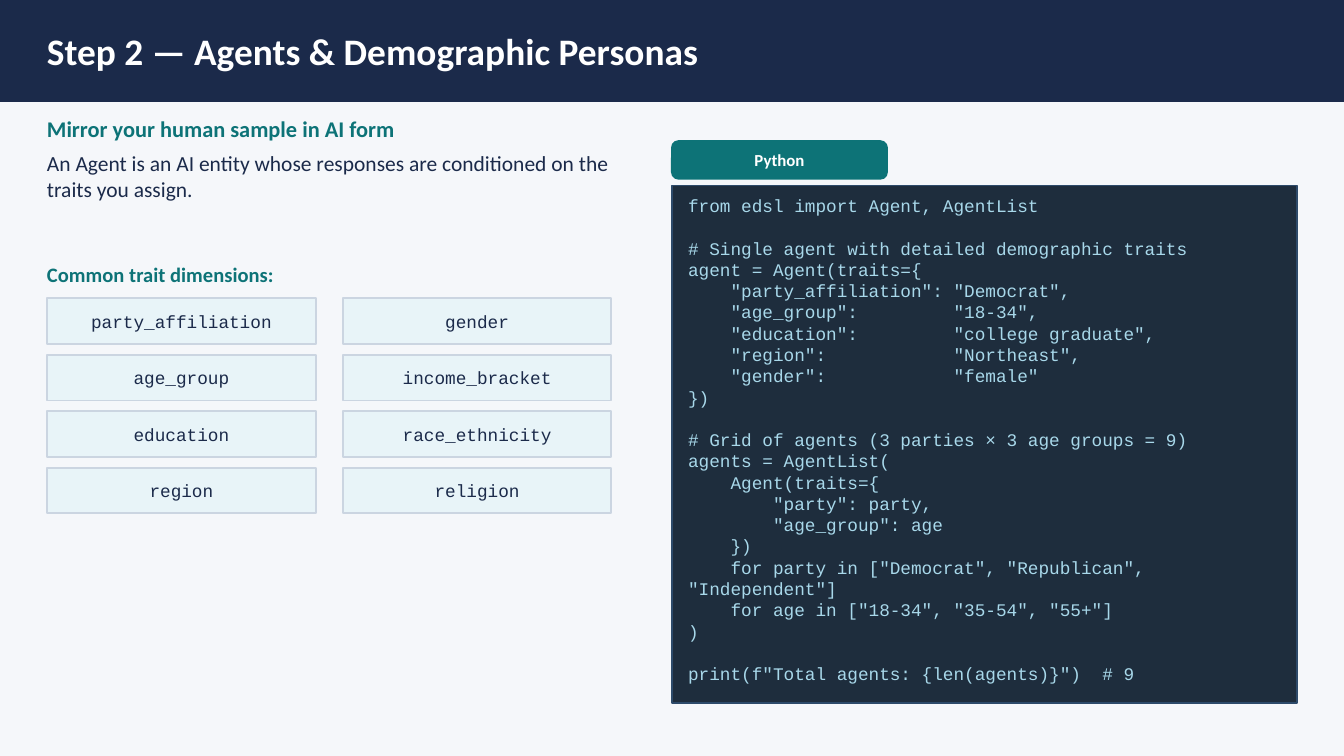
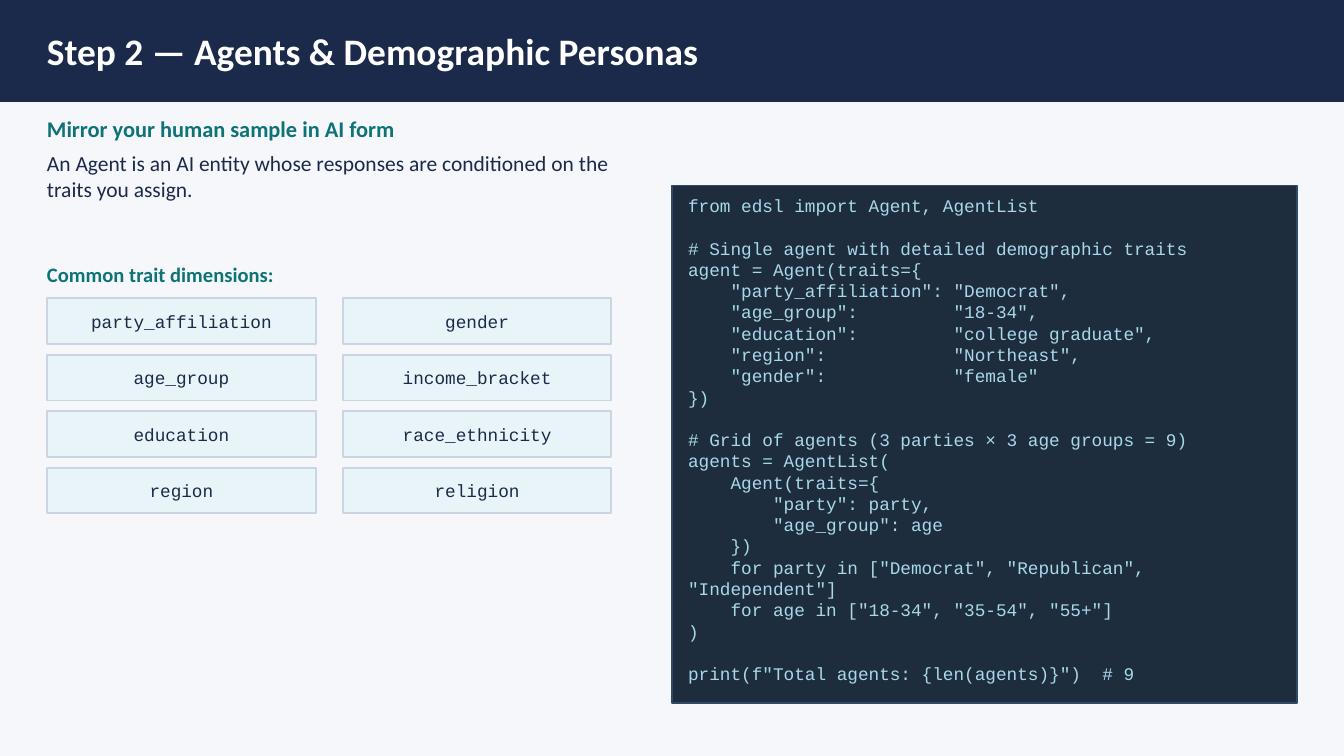
Before and after one commit to VeraMao/MACS30755_Digital-Experiments_EDSL_Workshop, a slide deck: slide 6 of edsl_workshop_slides.pptx. Drawn at 1344x756 pixels with LibreOffice and Linux fonts; fonts in the diff are those of the drawing. Boxes give left, top, right and bottom in pixels: in the first picture for what was removed or moved away, otherwise in the second. Text is boxed around its words. In the diff, an @@ line names an element or a change of style, - is before the commit and + after.

```diff
--- a/edsl_workshop_slides.pptx
+++ b/edsl_workshop_slides.pptx
@@ rounded rectangle removed at (672,141,887,179) @@
@@ text removed at (754,154,804,169) @@
-Python
```
Also in this commit, not shown: 9 other slides changed.
